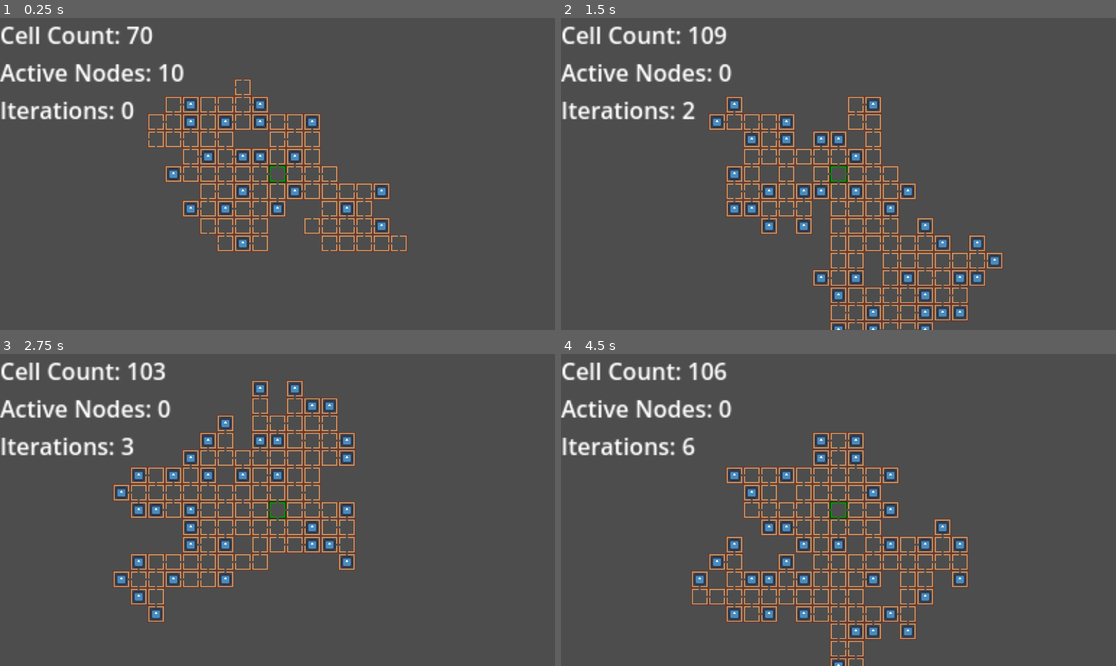
Above: before the commit, frames 1-4 (two rows, left to right).
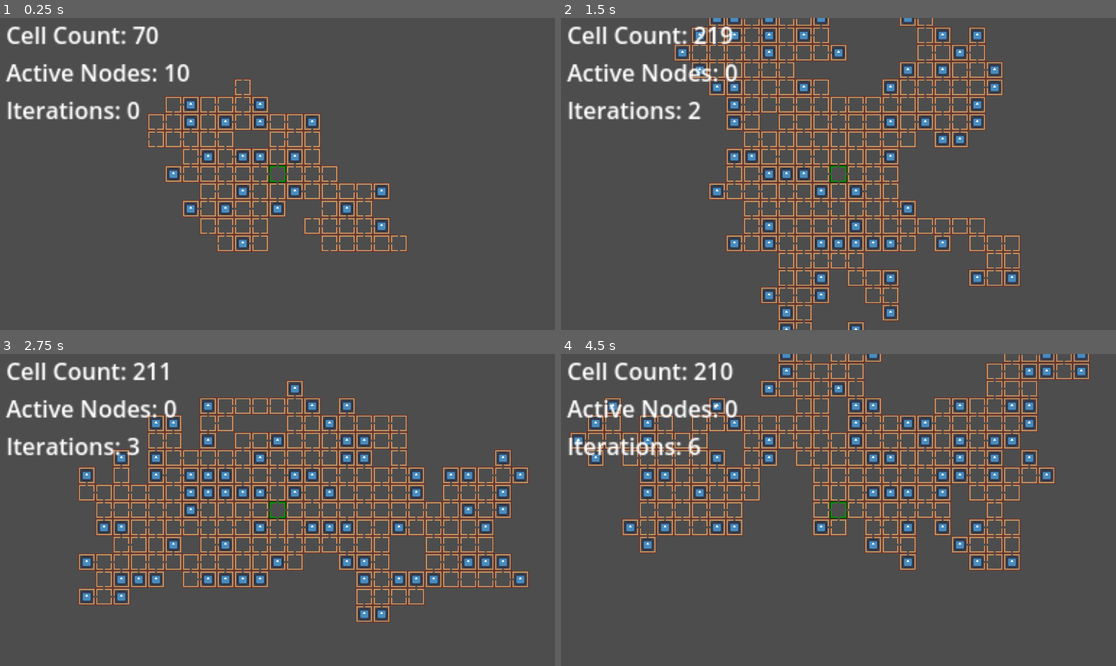
Above: after the commit, the same moments.

Repository: TreacherousDev/Cellular_Procedural_Generation
Game: Godot game, scene res://Scenes/map_generator.tscn
Same seed, same stepped clock (60 frames per second), same inputs: the game is played once before the commit and once after it. The engine's default icon, where the game draws it, is replaced by a stand-in: a white triangle on a blue panel in a dark square.
Inputs:
- Up to frame 1 (0.25 s): no input
- Up to frame 2 (1.5 s): tap Enter (ui_accept) at 0.5, 0.77 s
- Up to frame 3 (2.75 s): tap Enter (ui_accept) at 1.52 s
- Up to frame 4 (4.5 s): tap Enter (ui_accept) at 2.75, 3.02, 3.77 s

The runs differ from the first frame. In frame 1, 3.1% of the frame differs, in the area x 0-35%, y 2-33%; in frame 2, 17%; in frame 3, 16%; in frame 4, 22%, in the area x 0-96%, y 0-100%.

Commit message:
small update
deleted unnecessary comments, added more for areas that needed clarification, and updated functions and variables to be strongly typed for easier readability / future debugging.

Diff:
--- a/Code/map_generator.gd
+++ b/Code/map_generator.gd
@@ -8,15 +8,17 @@
 #by default its set to the room with 4 open directions
 var room = load("res://Scenes/Rooms/room_udlr.tscn")
 
+
 var count := 0
 var active := 0
 var iterations : int = 0
 
+#spawns a room on first play to start the algorithm, deletes it and retries on clicking enter.
 func _ready():
 	create_map()
 
 func _process(delta):
-	$CanvasLayer/Label.text = "Cell Count: " + str(count) + "\nActive Nodes: " + str(active) + "\nIterations: " + str(iterations)
+	$CanvasLayer/Label.text = " Cell Count: " + str(count) + "\n Active Nodes: " + str(active) + "\n Iterations: " + str(iterations)
 
 	if Input.is_action_just_pressed("ui_accept"):
 		reset_map()
@@ -27,9 +29,9 @@
 	active = get_tree().get_nodes_in_group("active").size()
 
 func create_map():
-	#spawns a room on first play to start the algorithm, deletes it and retries on clicking enter.
 	var newRoom = room.instantiate()
 	add_child(newRoom)
+	#set main room color to green
 	newRoom.get_node("Sprite2D").modulate = Color(0,1,0)
 
 func reset_map():
--- a/Code/room_spawner.gd
+++ b/Code/room_spawner.gd
@@ -18,18 +18,16 @@
 
 #dictionary for room numbers, calculated by getting the sum of bit flags of the room. (updownleft = 1 + 2 + 4 = 7)
 @onready var room_values = {1: up, 2:left, 3:upleft, 4:down, 5:updown, 6:downleft, 7:updownleft, 8:right, 9:upright, 10:leftright, 11:upleftright, 12:downright, 13:updownright, 14:downleftright, 15:updownleftright}
-#bit flag for directions
-var direction_number : int
-
-#rng for random selection
-var rng = RandomNumberGenerator.new()
+
 #declare map size
-var max_cell_count : int = 100
-
-#declare room variables
-var room
+var max_cell_count : int = 200
+
+#declare other room variables
+var room : PackedScene
 var spawnable_locations := []
 var spawnable_rooms := []
+var direction_number : int
+var rng = RandomNumberGenerator.new()
 
 func _ready():
 	initiate_spawn_algorithm()
@@ -52,8 +50,6 @@
 	#only spawn rooms at the end of the frame to prevent issues with calculations
 	call_deferred("spawn_rooms")
 
-#sets the must-have direction of the room that this node should spawn (opposite of current)
-#assigns a bit flag for each direction
 func set_direction():
 	match(position):
 		Vector2(0, 20):
@@ -69,7 +65,7 @@
 			#Right
 			direction_number = 8
 
-#resets state of arrays to empty in case code needs to be reused
+#resets state of arrays to empty in case code needs to be rerun
 func setup_variables():
 	spawnable_locations = []
 	spawnable_rooms = []
@@ -91,8 +87,7 @@
 	spawnable_locations.append(direction_number)
 	get_all_combinations(spawnable_locations)
 
-#used to force the branch to only spawn non-closing rooms
-func delete_closer_rooms_from_set():
+func delete_closing_rooms_from_set():
 	if spawnable_rooms.size() > 1:
 		spawnable_rooms.erase(up)
 		spawnable_rooms.erase(left)
@@ -100,27 +95,26 @@
 		spawnable_rooms.erase(right)
 
 #MUST READ!!!
-#manipulate map generation with custom room pool, branch_depth can be used as a condition for more complex shaped maps
+#manipulate map generation with custom room pool
 #if you dont want any modifications, clear / comment function body and replace it with pass instead
 func manipulate_map():
 	pass
 	#EDITABLE PORTION
 	#USE THIS TO MODIFY SPAWN CONDITIONS
 
-	#FOR add_room_to_pool(room_type: PackedScene, frequency: int)
-	#first parameter is the room type you want to manipulate
-	#second is a number dictates how many times the value should be inserted (more times = better chance of spawning)
-
-	#FOR delete_room_from_pool(room_type: PackedScene)
-	#parameter is the room you want to exclude from spawning
-
-	#you can use if statements that checks for certain variables like the branch depth
-	#or the node's global position to manipulate how the map looks
-
-	#sample: (uncomment to apply modification)
-	#if get_parent().branch_depth < 5:
-	#	add_room_to_pool(updown, 10)
-	#	add_room_to_pool(leftright, 10)
+	#for add_room_to_pool(), higher frequency = better chance of spawning
+	#you can use if statements that checks for certain variables like depth or position to manipulate how the map looks
+
+	#sample: 1 (uncomment to apply modification)
+	#increases the likelihood of generating long corridors close to the origin
+#	if get_parent().branch_depth < 4:
+#		add_room_to_pool(updown, 10)
+#		add_room_to_pool(leftright, 10)
+
+	#sample 2:
+	#prevents the map from generating any further right
+#	if global_position.x > 60:
+#		force_spawn_closing_room()
 
 #methods to add or delete rooms from selection pool
 #use these inside manipulate_map()
@@ -132,17 +126,20 @@
 func delete_room_from_pool(room_type: PackedScene):
 	if (spawnable_rooms.size() > 1):
 		spawnable_rooms.erase(room_type)
-
+func force_spawn_closing_room():
+	spawnable_rooms.clear()
+	spawnable_rooms.append(room_values[direction_number])
 
 #the next 2 functions are some magic math stuff that makes it so that the node can only spawn rooms
 #that are appropriate according to its von-Neumann neighbors.
+#REFERENCE: see detect_spawnable_areas()
 
 #returns an array of all possible spawnable rooms based on the raycast outputs
-func get_all_combinations(spawn_locs):
+func get_all_combinations(spawn_locs : Array):
 	generate_combinations(spawn_locs, [], 0, spawnable_rooms)
 	return spawnable_rooms
 #defines the loop that iterates through possible spawnable rooms
-func generate_combinations(spawn_locs, current_combination, index, result):
+func generate_combinations(spawn_locs: Array, current_combination: Array, index: int, result: Array):
 	if index == spawn_locs.size():
 		if current_combination.has(direction_number):
 			var sum = 0
@@ -150,12 +147,9 @@
 				sum += num
 			spawnable_rooms.append(room_values[sum])
 		return
-
-	# Include current element in the combination
 	generate_combinations(spawn_locs, current_combination + [spawn_locs[index]], index + 1, result)
-
-	# Exclude current element from the combination
 	generate_combinations(spawn_locs, current_combination, index + 1, result)
+
 
 #self explanatory
 func spawn_rooms():
@@ -167,14 +161,16 @@
 	var active_nodes = get_tree().get_nodes_in_group("active").size()
 	var cell_count = get_tree().get_nodes_in_group("room").size()
 
-	#delete closing rooms from options if the map has a high tendency to close by chance
+	#PURPOSE: delete closing rooms from options if the map has a high tendency to close by chance
+	#if you have lots of functions in manipulate_map, especially delete and force spawn, increasing number is recommended
+	#number must be between 1 and max_cell_count. if it's equal or close to max_cell_count, it just means that closing rooms
+	#wont be spawned till the end of the generation, unless its the only option.
+	#experiment with the number yourself to get a better feel for it
 	if (active_nodes <= (8)):
-		delete_closer_rooms_from_set()
+		delete_closing_rooms_from_set()
 
 	#SPAWNING PROCESS
-	#selects a room to spawn based on the available room selection
 	var num = rng.randi_range(1, spawnable_rooms.size())
-
 	#spawns a random available rooom if max rooms is not yet achieved, spawns a closing room if it is.
 	if (cell_count < max_cell_count):
 		room = spawnable_rooms[num-1]
@@ -194,13 +190,8 @@
 			newRoom.get_node("Down").free()
 		8:
 			newRoom.get_node("Right").free()
-
-	#insert room to scene and apply respective branch depth
-	#branch depth can be used as a parameter for custom map designs (see manipulate map function)
 	newRoom.branch_depth = get_parent().branch_depth + 1
 	add_child(newRoom)
-
-	#once finished spawning, make inactive.
 	remove_from_group("active")
 
 #if this node collides with another spawner node (which means on the next turn they will have to share the same cell), deletes parents and tries again as to avoid conflict
